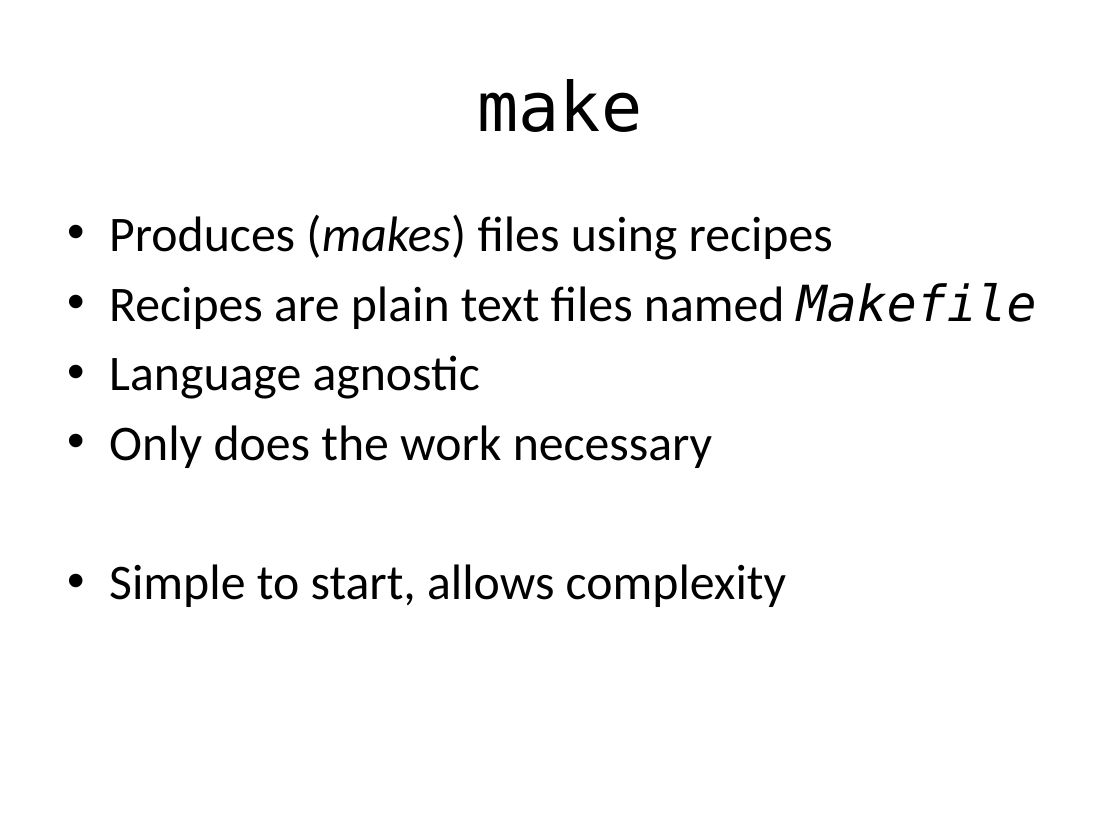
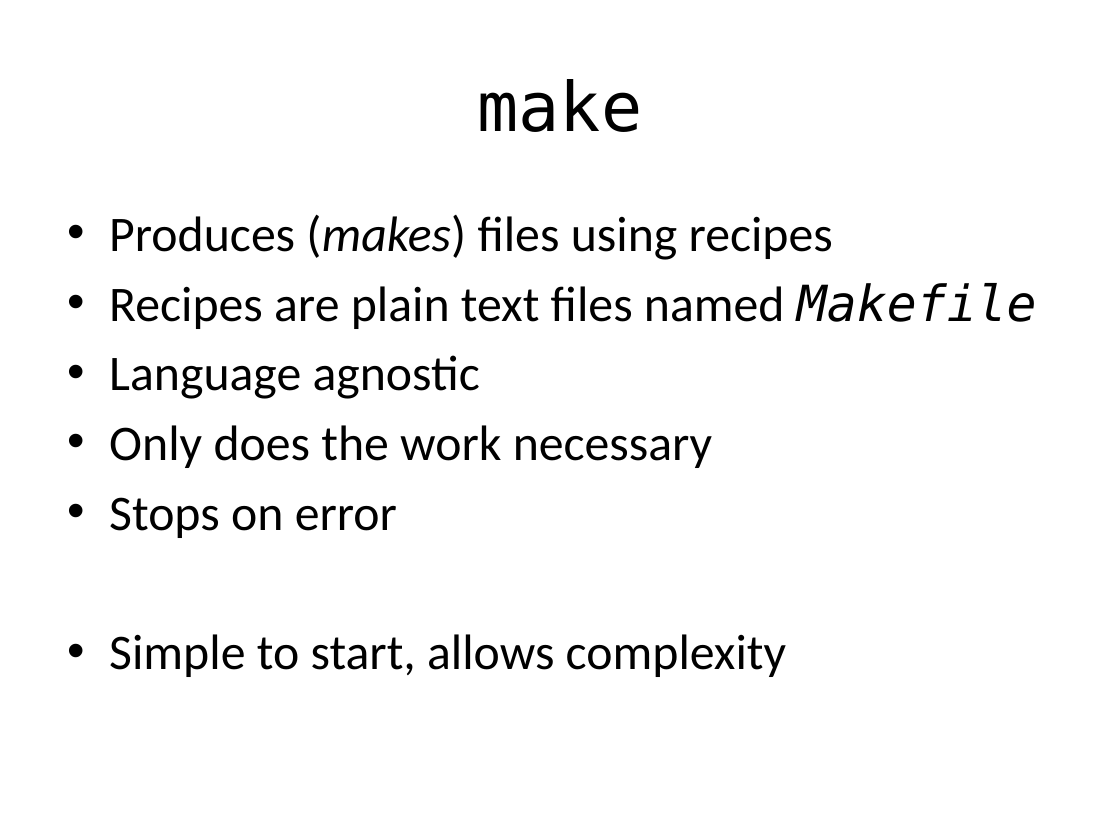
Before and after one commit to tsibley/Workflows-and-Parallel-Processing, a slide deck: slide 5 of CBG-2014-05-06.pptx. Drawn at 1120x840 pixels with LibreOffice and Linux fonts; fonts in the diff are those of the drawing. Boxes give left, top, right and bottom in pixels: in the first picture for what was removed or moved away, otherwise in the second. Text is boxed around its words. In the diff, an @@ line names an element or a change of style, - is before the commit and + after.

```diff
--- a/CBG-2014-05-06.pptx
+++ b/CBG-2014-05-06.pptx
@@ text at (109,497,397,538): paragraph added @@
+• Stops on error
```
Also in this commit, not shown: 4 other slides changed, 4 slides added.
